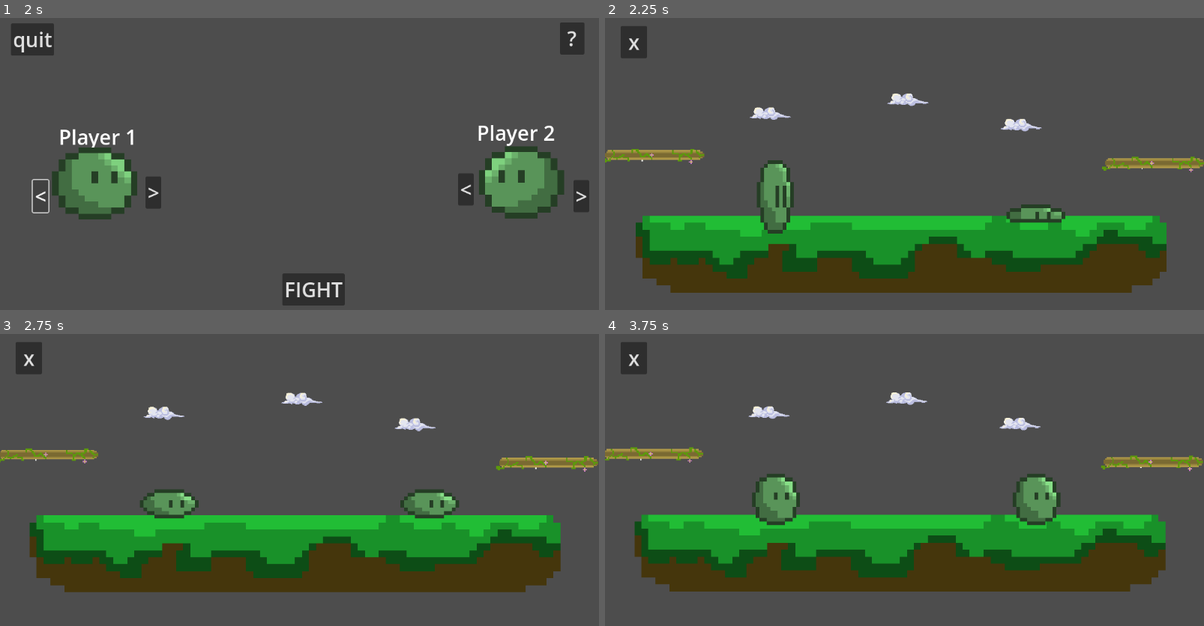
Above: before the commit, frames 1-4 (two rows, left to right).
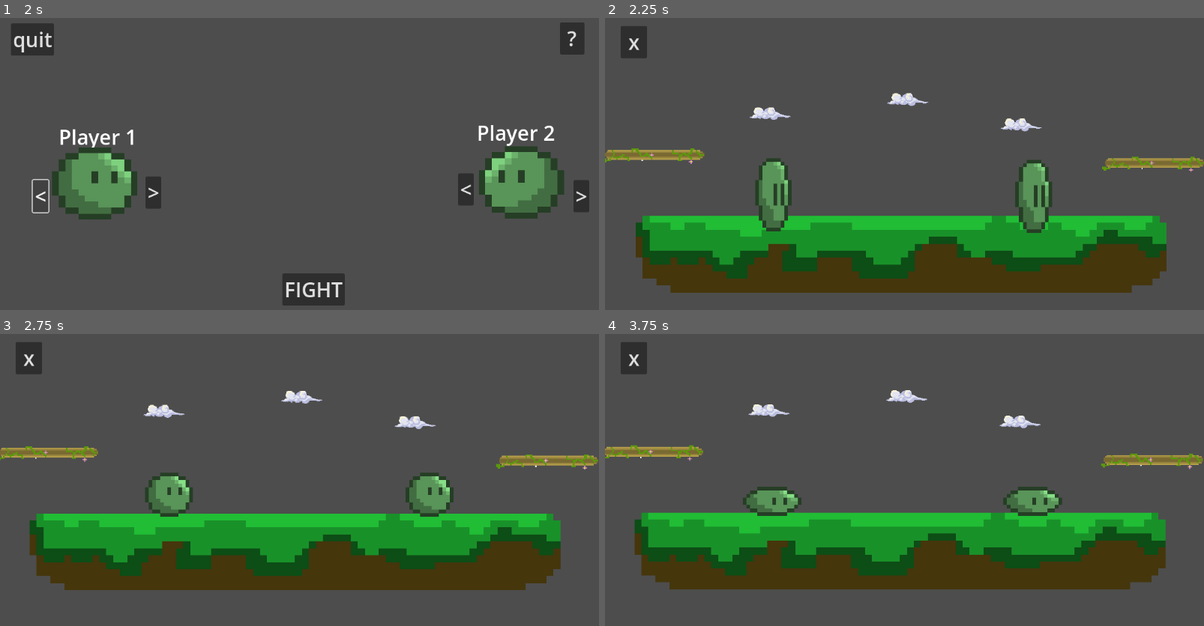
Above: after the commit, the same moments.

Repository: creepermystery/sclime
Game: Godot game, scene res://scenes/sclime.tscn
The game is run twice, just before and just after one commit, with the same random seed, the same clock (stepped at 60 frames per second) and the same inputs.
Inputs:
- Up to frame 1 (2 s): click ">" at 0.5 s; click "<" at 1.25 s
- Up to frame 2 (2.25 s): click "FIGHT" at 2 s
- Up to frame 3 (2.75 s): no input
- Up to frame 4 (3.75 s): no input

Frame 1 is identical in both runs. In frame 2, 2.2% of the frame differs, in the area x 0-100%, y 25-87%; in frame 3, 6.3%; in frame 4, 6.7%, in the area x 0-100%, y 19-89%.

Commit message:
merge fix

Diff:
--- a/scenes/slime.tscn
+++ b/scenes/slime.tscn
@@ -244,17 +244,16 @@
 height = 36.0
 
 [node name="Slime" type="CharacterBody2D"]
+scale = Vector2(30, 30)
 script = ExtResource("1_g2pts")
 
-[node name="slime-hitbox" type="CollisionShape2D" parent="."]
-scale = Vector2(15, 15)
-shape = SubResource("CircleShape2D_7t57o")
+[node name="Aura" type="Sprite2D" parent="."]
 
 [node name="slime-texture" type="AnimatedSprite2D" parent="."]
 unique_name_in_owner = true
 texture_filter = 1
 position = Vector2(-1, -1)
-scale = Vector2(26.25, 26.25)
+scale = Vector2(1.75, 1.75)
 sprite_frames = SubResource("SpriteFrames_b8xge")
 
 [node name="slime-hitbox-default" type="CollisionShape2D" parent="."]
--- a/scripts/slime_movement.gd
+++ b/scripts/slime_movement.gd
@@ -22,9 +22,7 @@
 		return size
 	set(value):
 		size = clamp(value, 5, 100)
-		if texture:
-			texture.scale = Vector2.ONE * value / 100 * 52.5
-			get_node("slime-hitbox").scale = Vector2.ONE * value / 100 * 30
+		scale =  Vector2.ONE * value * 0.3
 
 func set_color(color: Color):
 	texture.self_modulate = color
Not shown: 1 places in scenes/game.tscn that only renumber resources
